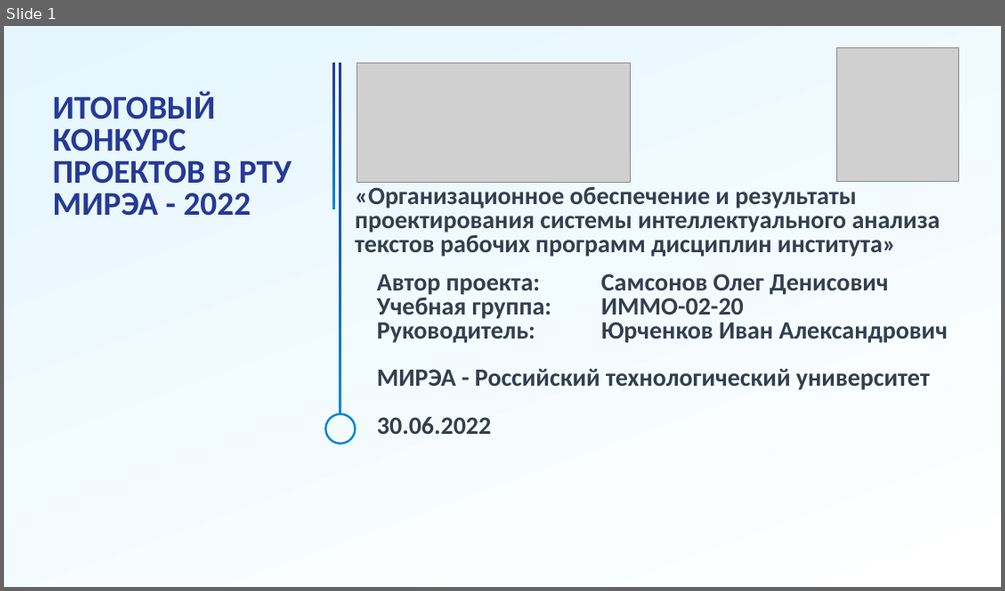
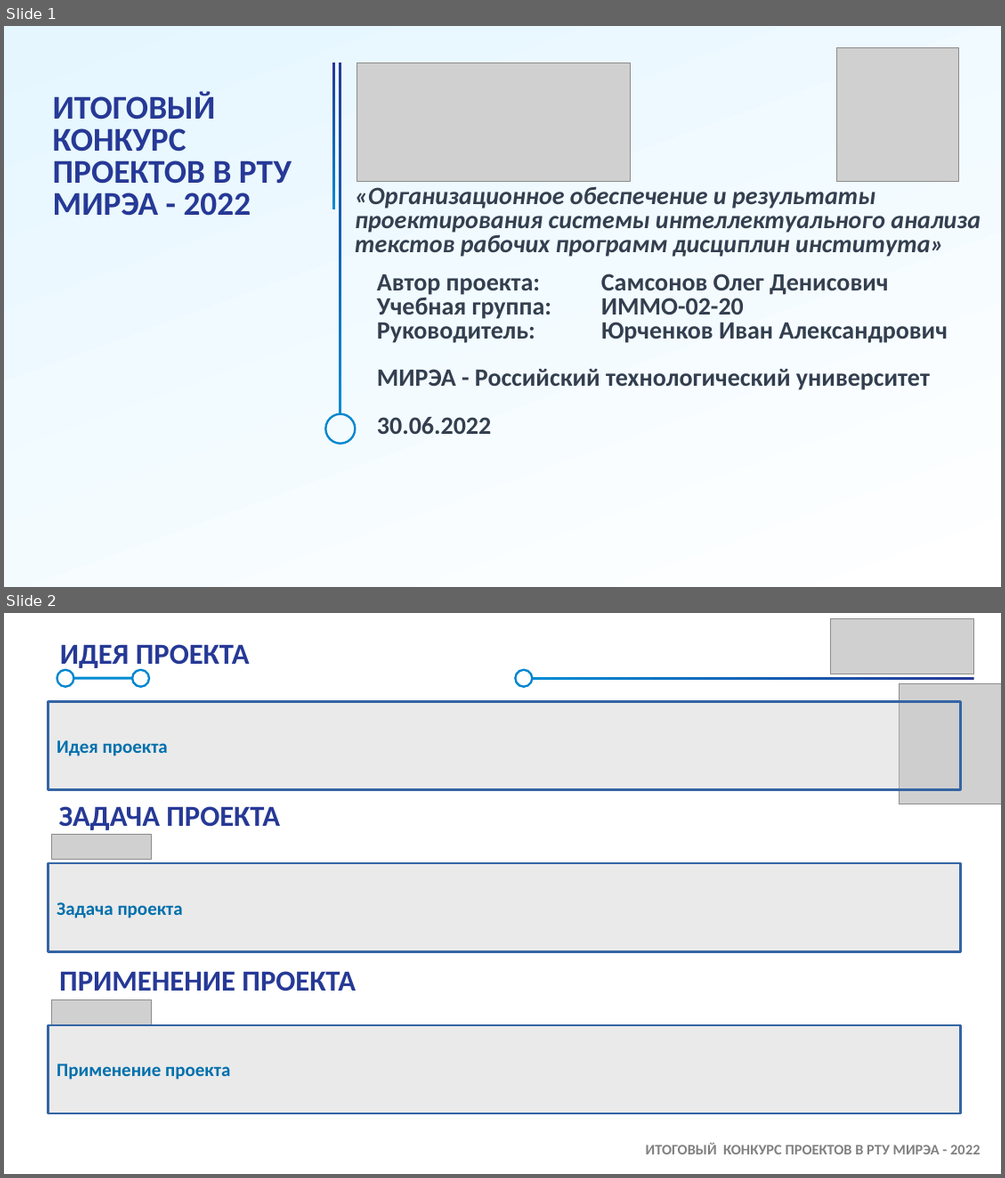
Before and after one commit to Amonimus/RPD_Samsonov, a slide deck: Samsung_Презентация.pptx. Shown one above the other, each under a label of ours: slide 1 before the commit, slides 1 and 2 after it. The pictures are 1005x591 and 1005x1178 pixels, drawn with LibreOffice and Linux fonts; fonts in the diff are those of the drawing; grey boxes stand for pictures; background and template pictures are left out. Boxes give left, top, right and bottom in pixels: in the first picture for what was removed or moved away, otherwise in the second. Text is boxed around its words. In the diff, an @@ line names an element or a change of style, - is before the commit and + after.

```diff
--- a/Samsung_Презентация.pptx
+++ b/Samsung_Презентация.pptx
@@ slide 2 added at bbox=[4, 613, 1001, 1174], background #FFFFFF @@
@@ picture added at bbox=[830, 619, 973, 674] @@
@@ title added at bbox=[60, 644, 250, 671], 28 pt, text #263996, bold @@
+ИДЕЯ ПРОЕКТА
@@ ellipse added at bbox=[57, 670, 74, 687], outline #0086CE 2 pt @@
@@ rectangle added at bbox=[73, 677, 132, 680], fill #008BD3 @@
@@ ellipse added at bbox=[133, 670, 150, 687], outline #0086CE 2 pt @@
@@ ellipse added at bbox=[516, 670, 533, 687], outline #0086CE 2 pt @@
@@ rectangle added at bbox=[533, 676, 974, 680], fill gradient #263996 to #008BD3 @@
@@ picture added at bbox=[899, 684, 1001, 804] @@
@@ rectangle added at bbox=[48, 701, 961, 789], fill #CCCCCC at 40% opacity, outline #3465A4 2.3 pt, 18 pt, text #0070AD, bold @@
+Идея проекта
@@ rectangle added at bbox=[4, 780, 1001, 1174], fill #FFFFFF at 87% opacity @@
@@ text added at bbox=[59, 806, 280, 830], 28 pt, text #263996, bold @@
+ЗАДАЧА ПРОЕКТА
@@ picture added at bbox=[52, 834, 152, 859] @@
@@ rectangle added at bbox=[48, 863, 961, 952], fill #CCCCCC at 40% opacity, outline #3465A4 2.3 pt, 18 pt, text #0070AD, bold @@
+Задача проекта
@@ text added at bbox=[59, 971, 356, 991], 28 pt, text #263996, bold @@
+ПРИМЕНЕНИЕ ПРОЕКТА
@@ picture added at bbox=[52, 999, 152, 1025] @@
@@ rectangle added at bbox=[48, 1025, 961, 1113], fill #CCCCCC at 40% opacity, outline #3465A4 2.3 pt, 18 pt, text #0070AD, bold @@
+Применение проекта
@@ text added at bbox=[646, 1143, 980, 1154], 14 pt, text #808080, bold @@
+ИТОГОВЫЙ КОНКУРС ПРОЕКТОВ В РТУ МИРЭА - 2022
@@ slide 1 changed as well @@
@@ title "«Организационное обеспечение и результаты проектирования ..." at bbox=[355, 187, 980, 257]: italic on @@
```
Also in this commit, not shown: 1 other slide changed, 5 other slides added, 6 slides removed, 3 other files.
